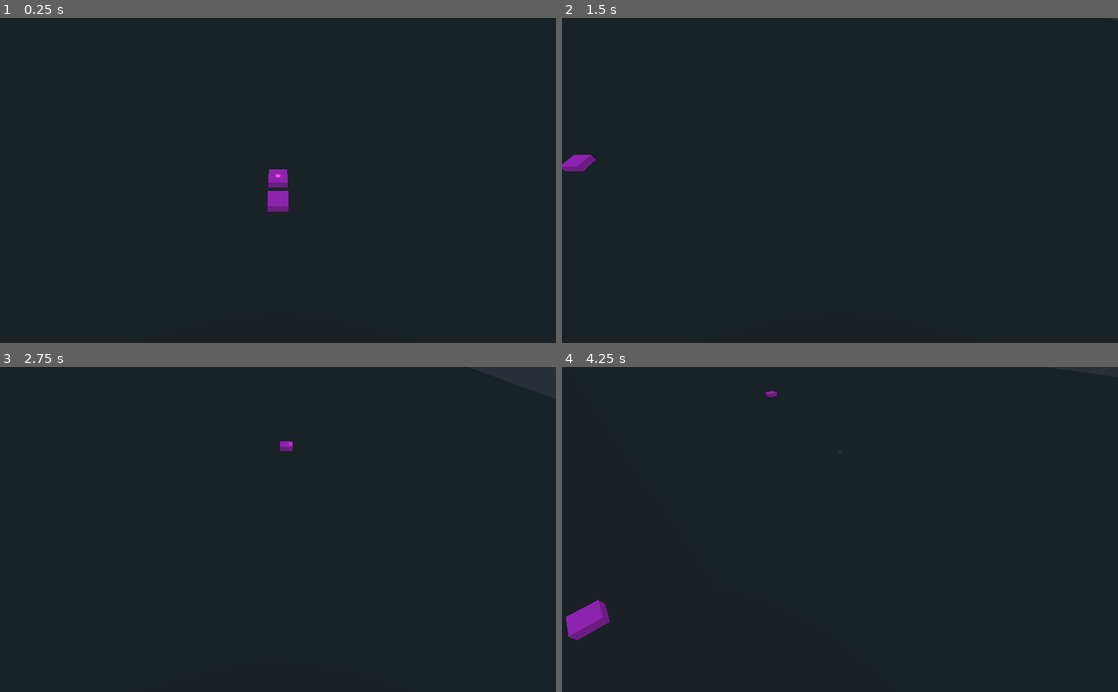
Above: before the commit, frames 1-4 (two rows, left to right).
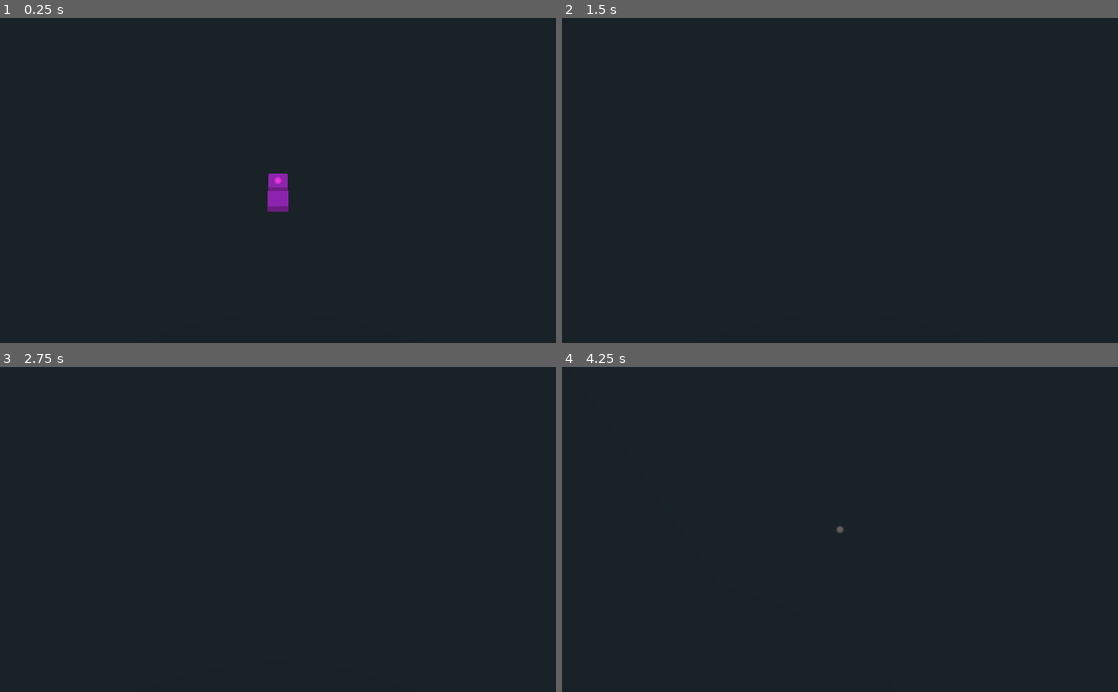
Above: after the commit, the same moments.

Repository: BransonGitomeh/godot-ray-builder-tests
Game: Godot game, scene res://ray_test.tscn
The game is run twice, just before and just after one commit, with the same random seed, the same clock (stepped at 60 frames per second) and the same inputs.
Inputs (mouse positions are in pixels of both pictures, inside the frame that each line leads up to):
- Up to frame 1 (0.25 s): no input
- Up to frame 2 (1.5 s): tap Enter at 0.5 s; move the mouse to (962, 164) at 0.52 s; hold D (strafe_right) 0.53-1.28 s; hold L (higher, bound only after the commit) 0.53-1.28 s; tap H (lower, bound only after the commit) at 0.8, 1.35 s; move the mouse to (728, 196) at 1.27 s; hold S (move_back) from 1.28 s (still down)
- Up to frame 3 (2.75 s): tap L (higher, bound only after the commit) at 1.55 s; move the mouse to (333, 458) at 2.02 s; release S (move_back) at 2.03 s; hold D (strafe_right) from 2.03 s (still down); hold Middle mouse button (free_rotate) from 2.03 s (still down); tap H (lower, bound only after the commit) at 2.3 s
- Up to frame 4 (4.25 s): tap Space (place_object) at 2.75 s; move the mouse to (812, 594) at 2.77 s; release Middle mouse button (free_rotate) at 2.78 s; tap W (move_foward) at 2.85 s; tap L (higher, bound only after the commit) at 3.05 s; tap Enter at 3.5 s; move the mouse to (1006, 578) at 3.52 s; release D (strafe_right) at 3.53 s; hold A (strafe_left) from 3.53 s (still down); hold X (move_objects) from 3.53 s (still down); tap H (lower, bound only after the commit) at 3.8 s; tap Escape (cancel, bound only after the commit) at 4.15 s

The runs differ from the first frame. In frame 1, 0.2% of the frame differs, in the area x 48-52%, y 46-54%; in frame 2, 0.2%; in frame 3, less than 0.1%; in frame 4, 0.6%, in the area x 0-51%, y 7-85%.

Commit message:
more fixes for clipping and more tests for higher lower logic

Diff:
--- a/controller.tscn
+++ b/controller.tscn
@@ -15,9 +15,11 @@
 [node name="Camera" type="Camera" parent="."]
 transform = Transform( 1, 0, 0, 0, 0.707107, 0.707107, 0, -0.707107, 0.707107, 0, 0, 0 )
 current = true
+near = 0.01
+far = 8192.0
 
 [node name="RayCast" type="RayCast" parent="Camera"]
-transform = Transform( 1, 0, 0, 0, 0.707107, 0.707107, 0, -0.707107, 0.707107, 0, 12.5448, -12.5448 )
+transform = Transform( 1, 0, 0, 0, 1, 0, 0, 0, 1, 0, 0, 0 )
 enabled = true
 cast_to = Vector3( 0, 0, -200 )
 collide_with_areas = true
--- a/project.godot
+++ b/project.godot
@@ -61,6 +61,26 @@
 "events": [ Object(InputEventKey,"resource_local_to_scene":false,"resource_name":"","device":0,"alt":false,"shift":false,"control":false,"meta":false,"command":false,"pressed":false,"scancode":32,"unicode":0,"echo":false,"script":null)
  ]
 }
+cancel={
+"deadzone": 0.5,
+"events": [ Object(InputEventKey,"resource_local_to_scene":false,"resource_name":"","device":0,"alt":false,"shift":false,"control":false,"meta":false,"command":false,"pressed":false,"scancode":16777217,"unicode":0,"echo":false,"script":null)
+ ]
+}
+lock={
+"deadzone": 0.5,
+"events": [ Object(InputEventKey,"resource_local_to_scene":false,"resource_name":"","device":0,"alt":false,"shift":false,"control":false,"meta":false,"command":false,"pressed":false,"scancode":76,"unicode":0,"echo":false,"script":null)
+ ]
+}
+lower={
+"deadzone": 0.5,
+"events": [ Object(InputEventKey,"resource_local_to_scene":false,"resource_name":"","device":0,"alt":false,"shift":false,"control":false,"meta":false,"command":false,"pressed":false,"scancode":72,"unicode":0,"echo":false,"script":null)
+ ]
+}
+higher={
+"deadzone": 0.5,
+"events": [ Object(InputEventKey,"resource_local_to_scene":false,"resource_name":"","device":0,"alt":false,"shift":false,"control":false,"meta":false,"command":false,"pressed":false,"scancode":76,"unicode":0,"echo":false,"script":null)
+ ]
+}
 
 [rendering]
 
--- a/ray_test.gd
+++ b/ray_test.gd
@@ -34,10 +34,14 @@
 
 func _ready():
 	world = get_parent()
+	Input.set_mouse_mode(Input.MOUSE_MODE_HIDDEN)
 	set_process_input(true)
 	set_process(true)
 
 func _input(event):
+	if Input.is_action_pressed("cancel"):
+		Input.set_mouse_mode(Input.MOUSE_MODE_VISIBLE)
+
 	if Input.is_action_pressed("move_objects"):
 		ray.rotation = Vector3(0,0,0)
 		#rayLight.
@@ -84,9 +88,17 @@
 	# right left direct movement
 	# velocity.y += GRAVITY * delta
 	var desired_velocity = get_input() * SPEED
+	var head_basis = controller.get_global_transform().basis
 
 	velocity.x = desired_velocity.x
 	velocity.z = desired_velocity.z
+
+	if Input.is_action_pressed("higher"):
+		velocity -= head_basis.y
+	elif Input.is_action_pressed("lower"):
+		velocity += head_basis.y
+	else:
+		velocity = Vector3(velocity.x,0,velocity.z)
 
 	velocity = move_and_slide(velocity, Vector3.UP, true)
 
